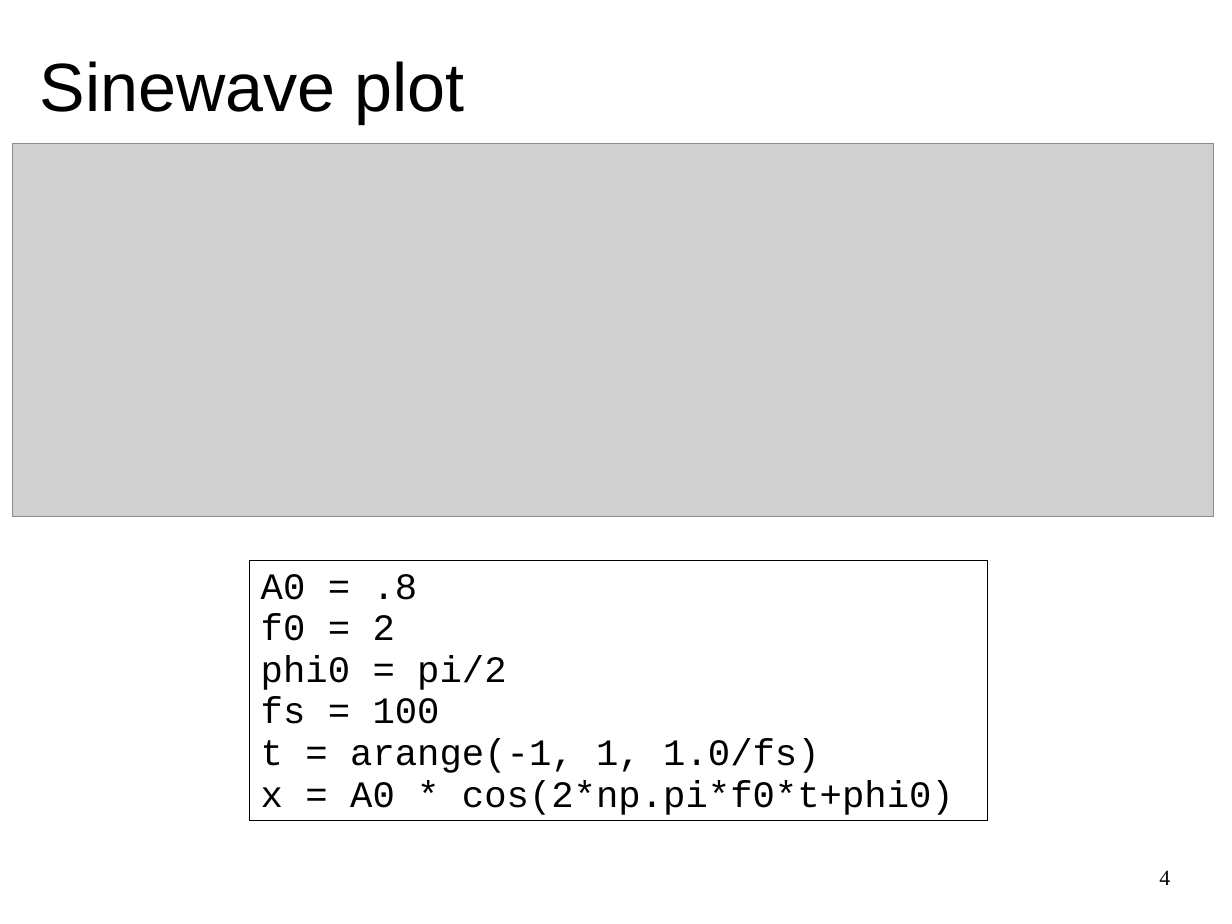
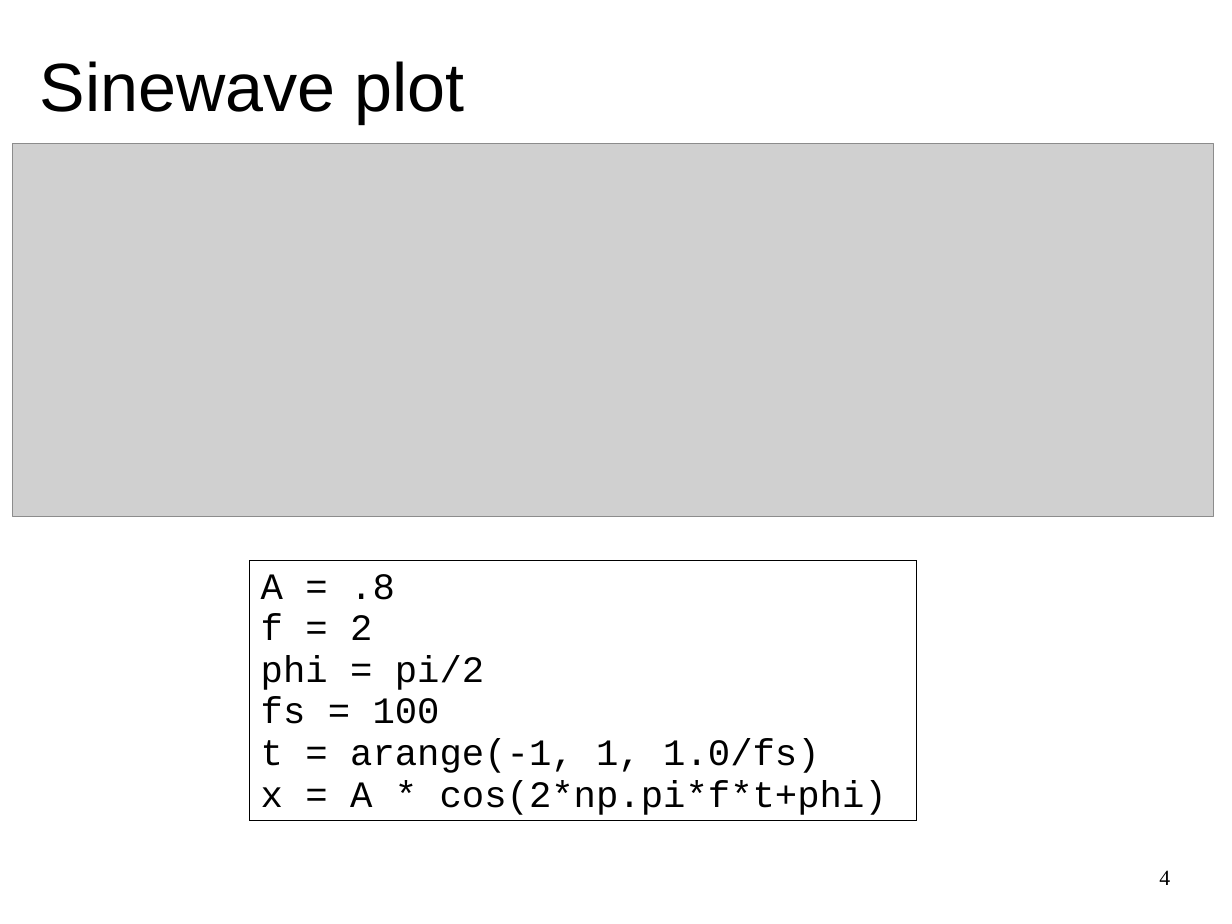
Before and after one commit to MTG/sms-tools, a slide deck: slide 4 of lectures/1-Introduction/Basic-mathematics.odp. Drawn at 1232x924 pixels with LibreOffice and Linux fonts; fonts in the diff are those of the drawing; grey boxes stand for pictures. Boxes give left, top, right and bottom in pixels: in the first picture for what was removed or moved away, otherwise in the second. Text is boxed around its words. In the diff, an @@ line names an element or a change of style, - is before the commit and + after.

Commit message:
changes to lectures

```diff
--- a/lectures/1-Introduction/Basic-mathematics.odp
+++ b/lectures/1-Introduction/Basic-mathematics.odp
@@ rectangle "A = .8": place and size @@
-rectangle "A = .8" at [249, 560, 987, 821]
+rectangle "A = .8" at [249, 560, 917, 821]
@@ text in rectangle at [261, 574, 484, 690]: text changed @@
-A0 = .8
-f0 = 2
-phi0 = pi/2
+A = .8
+f = 2
+phi = pi/2
@@ text in rectangle at [261, 780, 887, 815]: text changed @@
-x = A0 * cos(2*np.pi*f0*t+phi0)
+x = A * cos(2*np.pi*f*t+phi)
```
Also in this commit, not shown: 5 other slides changed, 4 other files.
